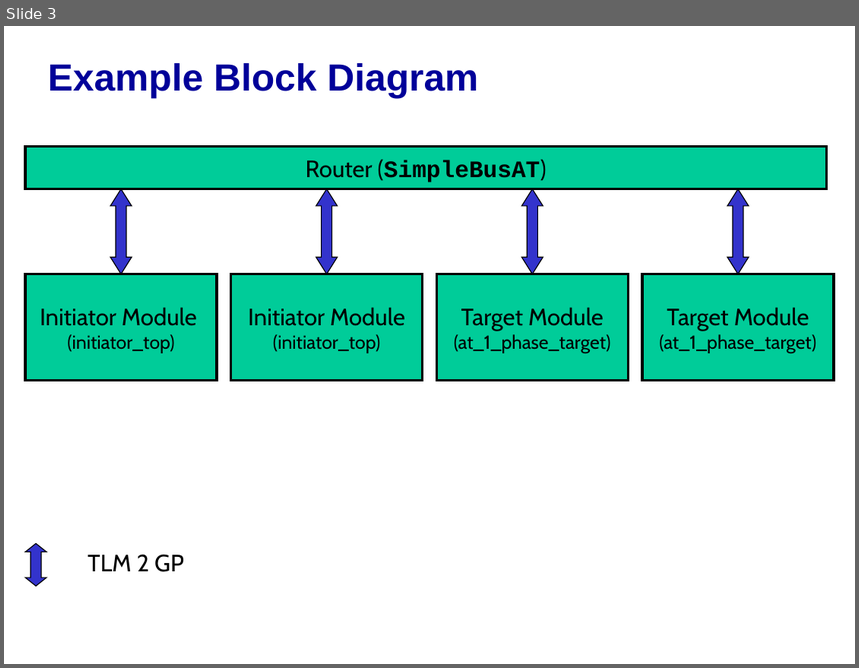
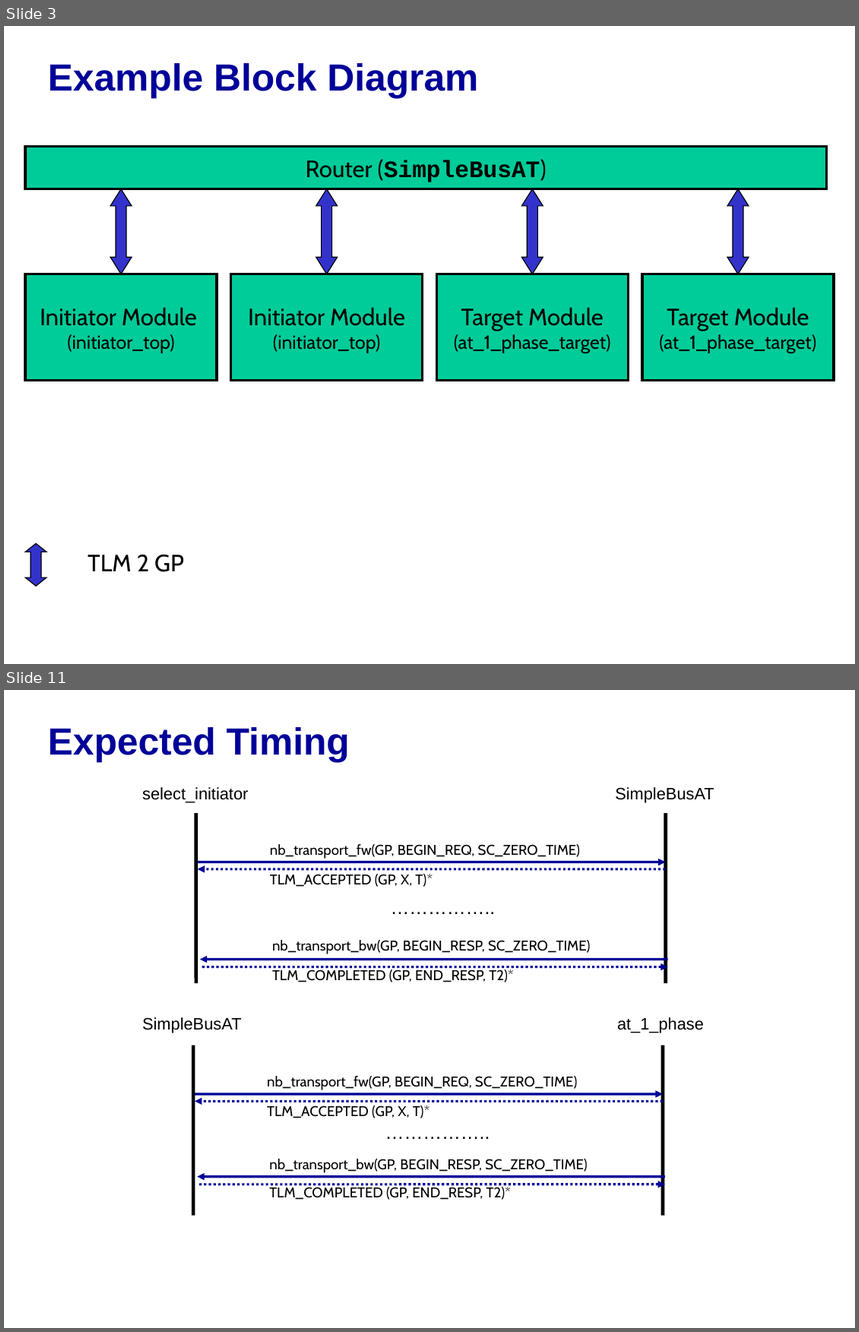
Before and after one commit to accellera-official/systemc, a slide deck: examples/tlm/at_1_phase/docs/at_1_phase_example_system.ppt. Shown one above the other, each under a label of ours: slide 3 before the commit, slides 3 and 11 after it; the slides between them are not shown. The pictures are 859x668 and 859x1332 pixels, drawn with LibreOffice and Linux fonts; fonts in the diff are those of the drawing; background and template pictures are left out. Boxes give left, top, right and bottom in pixels: in the first picture for what was removed or moved away, otherwise in the second. Text is boxed around its words. In the diff, an @@ line names an element or a change of style, - is before the commit and + after.

Commit message:
example ppt for at_1_phase example

```diff
--- a/examples/tlm/at_1_phase/docs/at_1_phase_example_system.ppt
+++ b/examples/tlm/at_1_phase/docs/at_1_phase_example_system.ppt
@@ slide 11 added at <box>4,690,855,1328</box>, background picture (left out) @@
@@ title added at <box>48,727,350,762</box>, 32 pt, text #000099, bold @@
+Expected Timing
@@ text added at <box>142,787,248,803</box>, 14 pt, text #000000 @@
+select_initiator
@@ text added at <box>615,787,714,803</box>, 14 pt, text #000000 @@
+SimpleBusAT
@@ line added from (196, 813) to (196, 983), #000000 3 pt @@
@@ line added from (665, 813) to (665, 983), #000000 3 pt @@
@@ text added at <box>270,844,580,859</box>, 12 pt, text #000000 @@
+nb_transport_fw(GP, BEGIN_REQ, SC_ZERO_TIME)
@@ arrow added from (197, 862) to (665, 862), #000099 2.01 pt @@
@@ arrow added from (665, 869) to (197, 869), #000099 2.01 pt dashed @@
@@ text added at <box>270,874,433,887</box>, 12 pt, text #000000 @@
+TLM_ACCEPTED (GP, X, T)*
@@ text added at <box>382,891,503,923</box>, 16 pt, text #000000 @@
+……………..
@@ text added at <box>272,940,590,954</box>, 12 pt, text #000000 @@
+nb_transport_bw(GP, BEGIN_RESP, SC_ZERO_TIME)
@@ arrow added from (668, 959) to (200, 959), #000099 2.01 pt @@
@@ arrow added from (200, 967) to (668, 967), #000099 2.01 pt dashed @@
@@ text added at <box>272,970,513,983</box>, 12 pt, text #000000 @@
+TLM_COMPLETED (GP, END_RESP, T2)*
@@ text added at <box>142,1018,241,1034</box>, 14 pt, text #000000 @@
+SimpleBusAT
@@ text added at <box>617,1018,704,1034</box>, 14 pt, text #000000 @@
+at_1_phase
@@ line added from (193, 1046) to (193, 1216), #000000 3 pt @@
@@ line added from (663, 1046) to (663, 1216), #000000 3 pt @@
@@ text added at <box>267,1076,577,1091</box>, 12 pt, text #000000 @@
+nb_transport_fw(GP, BEGIN_REQ, SC_ZERO_TIME)
@@ arrow added from (195, 1094) to (663, 1094), #000099 2.01 pt @@
@@ arrow added from (663, 1101) to (195, 1101), #000099 2.01 pt dashed @@
@@ text added at <box>267,1106,430,1119</box>, 12 pt, text #000000 @@
+TLM_ACCEPTED (GP, X, T)*
@@ text added at <box>377,1116,499,1148</box>, 16 pt, text #000000 @@
+……………..
@@ text added at <box>269,1159,587,1173</box>, 12 pt, text #000000 @@
+nb_transport_bw(GP, BEGIN_RESP, SC_ZERO_TIME)
@@ arrow added from (665, 1177) to (197, 1177), #000099 2.01 pt @@
@@ arrow added from (197, 1185) to (665, 1185), #000099 2.01 pt dashed @@
@@ text added at <box>269,1187,511,1200</box>, 12 pt, text #000000 @@
+TLM_COMPLETED (GP, END_RESP, T2)*
```
Also in this commit, not shown: 7 slides changed, 3 slides removed.
